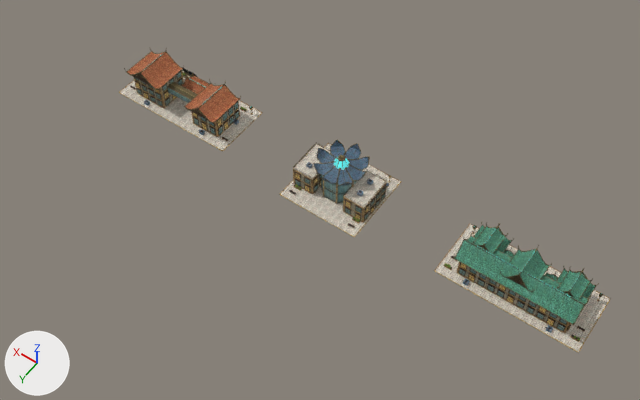
Before and after pictures for a commit that changed the glTF model web/assets/sirin/labs/research-quarter.glb.
Rendered twice from a 50 mm lens placed at (-108.7, 165.9, 245.6), pointed at (-2.9, 17.7, 12.8). Every picture has the same lights, and +X, +Y and +Z are marked at lower left. The older version comes first. Where no turn or scale is listed for an object, it has been applied to the vertices.

The scene before the commit, as lines of its bpy script (objects in view):
```python
ob_a_naga_courtyard_bronze = bpy.data.objects.new('A_Naga_Courtyard_bronze', me_a_naga_courtyard_bronze)
ob_a_naga_courtyard_bronze.location = (-71.0, 0.3, 8.1)
ob_b_lotus_nexus_bronze = bpy.data.objects.new('B_Lotus_Nexus_bronze', me_b_lotus_nexus_bronze)
ob_b_lotus_nexus_bronze.location = (0.0, 0.6, 8.6)
ob_b_lotus_nexus_cyan = bpy.data.objects.new('B_Lotus_Nexus_cyan', me_b_lotus_nexus_cyan)
ob_b_lotus_nexus_cyan.location = (0.0, 0.6, 9.2)
ob_b_lotus_nexus_glass = bpy.data.objects.new('B_Lotus_Nexus_glass', me_b_lotus_nexus_glass)
ob_b_lotus_nexus_glass.location = (0.0, 1.7, 5.6)
ob_b_lotus_nexus_indigo_tiles = bpy.data.objects.new('B_Lotus_Nexus_indigo_tiles', me_b_lotus_nexus_indigo_tiles)
ob_b_lotus_nexus_indigo_tiles.location = (0.0, 1.0, 9.9)
ob_b_lotus_nexus_limestone = bpy.data.objects.new('B_Lotus_Nexus_limestone', me_b_lotus_nexus_limestone)
ob_b_lotus_nexus_limestone.location = (0.0, 1.0, 5.4)
ob_b_lotus_nexus_pavers = bpy.data.objects.new('B_Lotus_Nexus_pavers', me_b_lotus_nexus_pavers)
ob_b_lotus_nexus_pavers.location = (0.0, 1.0, 4.1)
ob_b_lotus_nexus_plaster = bpy.data.objects.new('B_Lotus_Nexus_plaster', me_b_lotus_nexus_plaster)
ob_b_lotus_nexus_plaster.location = (0.0, 2.0, 4.1)
ob_b_lotus_nexus_shadow = bpy.data.objects.new('B_Lotus_Nexus_shadow', me_b_lotus_nexus_shadow)
ob_b_lotus_nexus_shadow.location = (0.0, 1.7, 4.9)
# also in view: 'A_Naga_Courtyard_limestone' at (-71.0, 0.0, 4.6); 'A_Naga_Courtyard_pavers' at (-71.0, 0.0, 0.0); 'A_Naga_Courtyard_jade_tiles' at (-71.0, 0.1, 9.0); 'C_Monsoon_Terraces_bronze' at (71.0, 0.5, 8.9); 'C_Monsoon_Terraces_pavers' at (71.0, 0.0, 2.1)
```
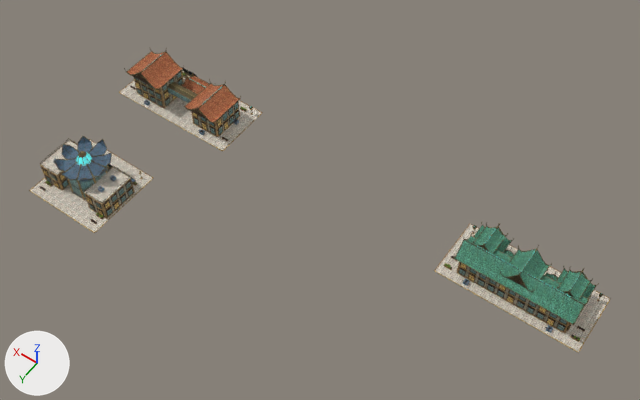
Location of each change, [x1, y1, x2, y2] in pixels of the pictures (640 x 400 px):
'B_Lotus_Nexus_pavers', moved
    before: [281, 143, 400, 237]
    after: [30, 140, 154, 233]
'B_Lotus_Nexus_indigo_tiles', moved
    before: [313, 141, 388, 186]
    after: [54, 136, 135, 182]
'B_Lotus_Nexus_bronze', moved
    before: [293, 140, 391, 225]
    after: [40, 136, 142, 217]
'B_Lotus_Nexus_limestone', moved
    before: [279, 143, 402, 237]
    after: [29, 139, 153, 233]
'B_Lotus_Nexus_glass', moved
    before: [296, 175, 385, 219]
    after: [46, 166, 133, 216]
'B_Lotus_Nexus_teak', moved
    before: [289, 145, 387, 228]
    after: [39, 141, 134, 224]
'B_Lotus_Nexus_plaster', moved
    before: [294, 172, 382, 221]
    after: [47, 170, 128, 216]
'B_Lotus_Nexus_cyan', moved
    before: [333, 157, 350, 170]
    after: [76, 152, 92, 166]
'B_Lotus_Nexus_warm', moved
    before: [295, 173, 391, 220]
    after: [44, 170, 141, 215]
'B_Lotus_Nexus_steel', moved
    before: [306, 154, 373, 197]
    after: [53, 158, 116, 193]
'B_Lotus_Nexus_shadow', moved
    before: [308, 163, 382, 216]
    after: [48, 159, 114, 211]

The change in detail:
Object 'B_Lotus_Nexus_bronze' (ob_b_lotus_nexus_bronze) moves from (0.0, 0.6, 8.6) to (73.0, 50.6, 8.6).
Object 'B_Lotus_Nexus_cyan' (ob_b_lotus_nexus_cyan) moves from (0.0, 0.6, 9.2) to (73.0, 50.6, 9.2).
Object 'B_Lotus_Nexus_glass' (ob_b_lotus_nexus_glass) moves from (0.0, 1.7, 5.6) to (73.0, 51.7, 5.6).
Object 'B_Lotus_Nexus_indigo_tiles' (ob_b_lotus_nexus_indigo_tiles) moves from (0.0, 1.0, 9.9) to (73.0, 51.0, 9.9).
Object 'B_Lotus_Nexus_limestone' (ob_b_lotus_nexus_limestone) moves from (0.0, 1.0, 5.4) to (73.0, 51.0, 5.4).
Object 'B_Lotus_Nexus_pavers' (ob_b_lotus_nexus_pavers) moves from (0.0, 1.0, 4.1) to (73.0, 51.0, 4.1).
Object 'B_Lotus_Nexus_plaster' (ob_b_lotus_nexus_plaster) moves from (0.0, 2.0, 4.1) to (73.0, 52.0, 4.1).
Object 'B_Lotus_Nexus_shadow' (ob_b_lotus_nexus_shadow) moves from (0.0, 1.7, 4.9) to (73.0, 51.7, 4.9).
Object 'B_Lotus_Nexus_steel' (ob_b_lotus_nexus_steel) moves from (0.0, 2.0, 9.1) to (73.0, 52.0, 9.1).
Object 'B_Lotus_Nexus_teak' (ob_b_lotus_nexus_teak) moves from (0.0, 3.1, 4.0) to (73.0, 53.1, 4.0).
Object 'B_Lotus_Nexus_warm' (ob_b_lotus_nexus_warm) moves from (0.0, -1.2, 4.2) to (73.0, 48.8, 4.2).
